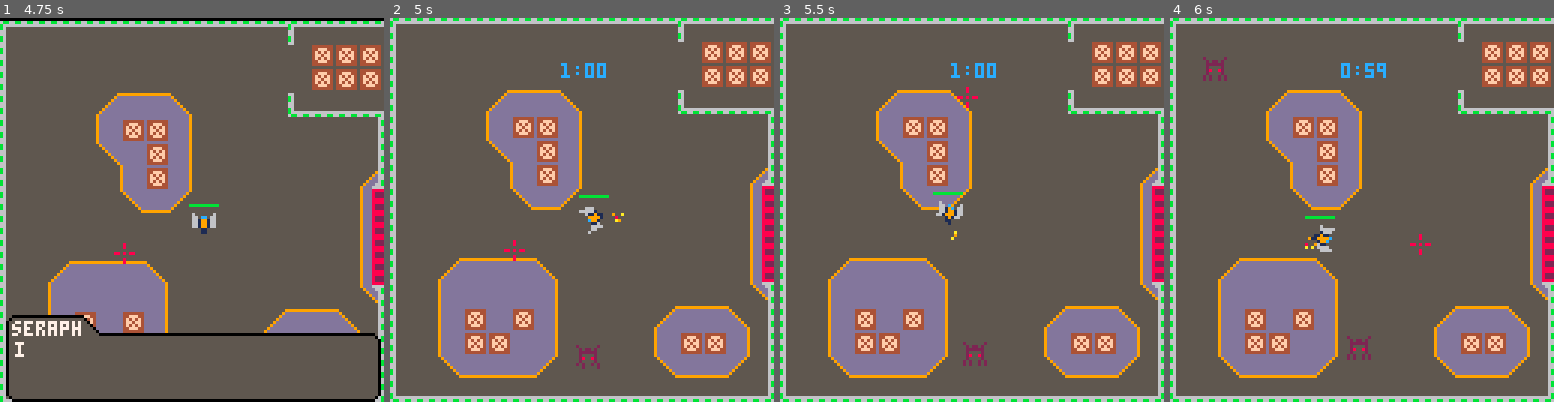
Above: before the commit, frames 1-4 (left to right).
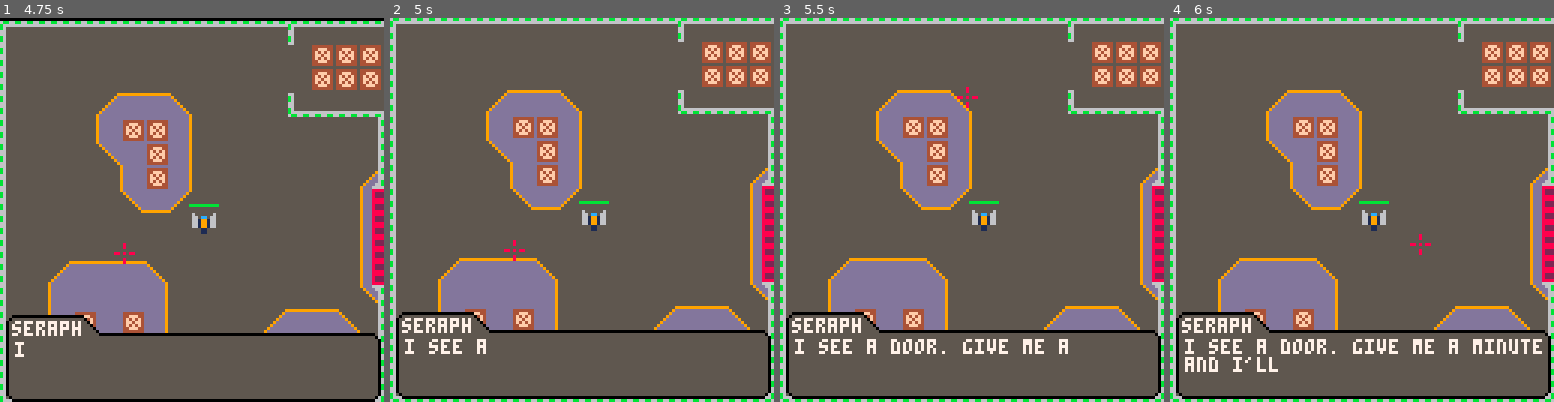
Above: after the commit, the same moments.

Repository: kbrewington/Negation
Game: PICO-8 cartridge negation.p8
Same seed, same stepped clock (60 frames per second), same inputs: the game is played once before the commit and once after it.
Inputs (mouse positions are in pixels of both pictures, inside the frame that each line leads up to):
- Up to frame 1 (4.75 s): tap X (X key) at 0.33, 1.07, 1.85, 2.97, 4.08 s; click (280, 121) at 0.67 s; tap O (Z key) at 0.7, 1.7, 2.1, 2.5, 2.9, 3.3, 3.7, 4.1, 4.5 s; click (46, 267) at 1.22 s; hold Right 1.6-2.1 s; click (107, 114) at 1.77 s; hold Up 2.15-2.42 s; click (172, 259) at 2.32 s; hold Right 2.47-3.03 s; click (234, 106) at 2.87 s; hold Left 3.08-3.58 s; click (295, 256) at 3.42 s; hold Down 3.63-3.97 s; click (61, 102) at 3.97 s; hold Right 4.02-4.68 s; click (122, 248) at 4.52 s; hold Up from 4.73 s (still down)
- Up to frame 2 (5 s): keep holding Up; tap O (Z key) at 4.9 s
- Up to frame 3 (5.5 s): release Up at 5.03 s; click (964, 94) at 5.07 s; hold Left from 5.08 s (still down); tap X (X key) at 5.2 s; tap O (Z key) at 5.3 s
- Up to frame 4 (6 s): click (1419, 244) at 5.62 s; release Left at 5.68 s; tap O (Z key) at 5.7 s; hold Down from 5.73 s (still down)

Frame 1 is identical in both runs. In frame 2, 9.3% of the frame differs, in the area x 1-100%, y 11-100%; in frame 3, 9.8%; in frame 4, 10%, in the area x 1-100%, y 10-100%.

Commit message:
Skilltree can be used with mouse 1, x, or z. Made killcount count faster.

Diff:
--- a/negation.p8
+++ b/negation.p8
@@ -589,7 +589,8 @@
   local d = seraph.text
 
   if (seraph.step == nil) seraph.step = 0
-  if (seraph.step < #d) wait.dialog_finish = false
+  --if (seraph.step < #d) wait.dialog_finish = false
+  wait.dialog_finish = (seraph.step < 30) and true or false
 
   rectfill(3, 99, 27, 105, bck_color) -- name rect
   rectfill(27, 99, 27, 126, bck_color) -- angle
@@ -626,7 +627,7 @@
   if (seraph.step > 30) print(sub(d, 31, min(seraph.step, 60)), 5, 113, fnt_color)
   if (seraph.step > 60) print(sub(d, 61, min(seraph.step, 90)), 5, 119, fnt_color)
   seraph.step = min(seraph.step+1, #d+30)
-  if (seraph.step == #d+30) wait.dialog_finish = false
+  --if (seraph.step == #d+30) wait.dialog_finish = false
 end
 
 function drawcountdown()
@@ -856,7 +857,7 @@
   rectfill(0,0,128,128,0)
   print("you died",hcenter(8), 55, 8)
   --k = min(player_killed, k+0.5)
-  if (k<player_killed-1) k += 0.5
+  if (k<player_killed-1) k += player_killed*.01--0.5
   local t = "killed: "..flr(k)
   print(t, hcenter(#t), 63, 5)
   print("press \x8e/\x97 to start over", 20, 100, flr(time()*5)%15+1)
@@ -1006,7 +1007,8 @@
   elseif btnp(3) then
     diff = 1
     sfx(0)
-  elseif btnp(5) then
+  --elseif btnp(5) then
+  elseif continuebuttons() then
     if selection_set[currently_selected] == "quit" then
       in_skilltree = false
       sfx(0)
